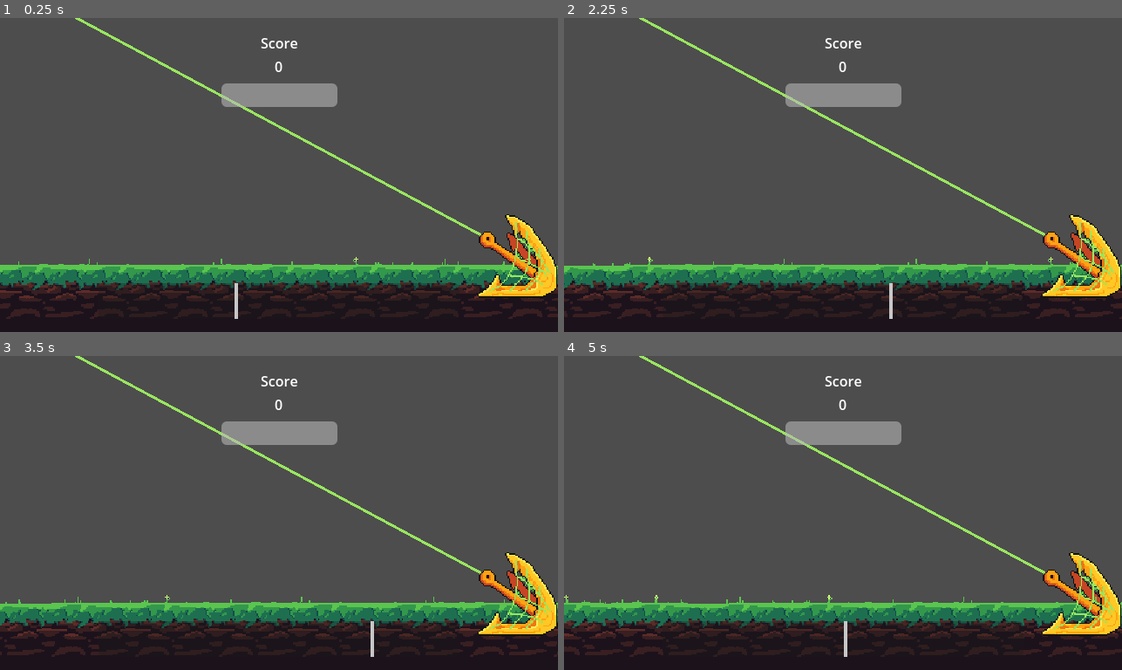
Above: before the commit, frames 1-4 (two rows, left to right).
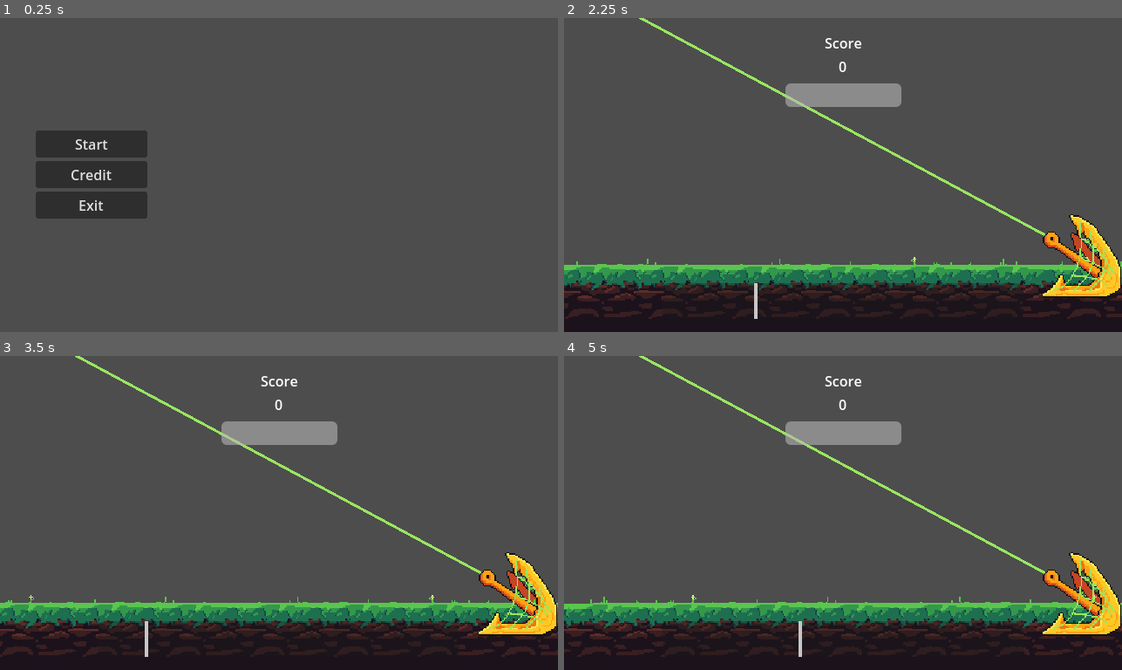
Above: after the commit, the same moments.

Repository: Tenes/mini-jam-153
Game: Godot game, scene res://Scenes/main_menu_scene.tscn
Same seed, same stepped clock (60 frames per second), same inputs: the game is played once before the commit and once after it. Before the commit the project starts from res://Scenes/city_scene.tscn.
Inputs (mouse positions are in pixels of both pictures, inside the frame that each line leads up to):
- Up to frame 1 (0.25 s): no input
- Up to frame 2 (2.25 s): click (653, 175) at 0.5 s, where only the run after the commit has a clickable "Credit"; click (603, 310) at 1.25 s, where only the run after the commit has a clickable "Back"; click (653, 143) at 2 s, where only the run after the commit has a clickable "Start"
- Up to frame 3 (3.5 s): move the mouse to (401, 497) at 2.77 s; click (401, 497) at 2.85 s
- Up to frame 4 (5 s): move the mouse to (731, 528) at 3.52 s; right-click (731, 528) at 3.6 s; move the mouse to (898, 443) at 4.27 s; click (898, 443) at 4.35 s

The runs differ from the first frame. In frame 1, 30% of the frame differs, in the area x 0-100%, y 0-100%; in frame 2, 5.5%; in frame 3, 5.5%; in frame 4, 5.5%.

Commit message:
Adds basic menu

Diff:
--- a/Models/Harpoon/harpoon.gd
+++ b/Models/Harpoon/harpoon.gd
@@ -40,7 +40,8 @@
 	#tween.tween_property(self, "global_position", Vector2(originalPosition.x - 50, originalPosition.y), 1).from_current();
 
 func returnToOriginalPosition() -> void:
-	tween.stop();
+	if tween != null:
+		tween.stop();
 	tween = get_tree().create_tween().set_trans(Tween.TRANS_LINEAR);
 	tween.tween_property(self, "global_position", Vector2(originalPosition.x, originalPosition.y), 0.5).from_current();
 	isReeling = false;
--- /dev/null
+++ b/Scenes/credit_scene.tscn
@@ -0,0 +1,56 @@
+[gd_scene load_steps=2 format=3 uid="uid://bl2lcb53r07j4"]
+
+[ext_resource type="Script" path="res://Scripts/credit_scene.gd" id="1_34t3g"]
+
+[node name="CreditScene" type="Control"]
+layout_mode = 3
+anchors_preset = 15
+anchor_right = 1.0
+anchor_bottom = 1.0
+grow_horizontal = 2
+grow_vertical = 2
+mouse_filter = 2
+script = ExtResource("1_34t3g")
+
+[node name="Button" type="Button" parent="."]
+layout_mode = 1
+anchors_preset = 2
+anchor_top = 1.0
+anchor_bottom = 1.0
+offset_left = 10.0
+offset_top = -42.0
+offset_right = 84.0
+offset_bottom = -10.0
+grow_vertical = 0
+text = "Back"
+
+[node name="HBoxContainer" type="HBoxContainer" parent="."]
+layout_mode = 1
+anchors_preset = 15
+anchor_right = 1.0
+anchor_bottom = 1.0
+grow_horizontal = 2
+grow_vertical = 2
+mouse_filter = 2
+alignment = 1
+
+[node name="VBoxContainer" type="VBoxContainer" parent="HBoxContainer"]
+layout_mode = 2
+mouse_filter = 2
+alignment = 1
+
+[node name="Label" type="Label" parent="HBoxContainer/VBoxContainer"]
+layout_mode = 2
+text = "Made for the Game Jam 153"
+
+[node name="Label2" type="Label" parent="HBoxContainer/VBoxContainer"]
+layout_mode = 2
+text = "by"
+horizontal_alignment = 1
+
+[node name="Label3" type="Label" parent="HBoxContainer/VBoxContainer"]
+layout_mode = 2
+text = "Virgilus && Tenes"
+horizontal_alignment = 1
+
+[connection signal="pressed" from="Button" to="." method="_on_button_pressed"]
--- /dev/null
+++ b/Scenes/main_menu_scene.tscn
@@ -0,0 +1,32 @@
+[gd_scene load_steps=2 format=3 uid="uid://brawasoc7mri6"]
+
+[ext_resource type="Script" path="res://Scripts/main_menu_scene.gd" id="1_vtil1"]
+
+[node name="MainMenuScene" type="CanvasLayer"]
+script = ExtResource("1_vtil1")
+
+[node name="VBoxContainer" type="VBoxContainer" parent="."]
+anchors_preset = 9
+anchor_bottom = 1.0
+offset_left = 41.0
+offset_right = 169.0
+grow_vertical = 2
+alignment = 1
+
+[node name="Start" type="Button" parent="VBoxContainer"]
+layout_mode = 2
+text = "Start"
+
+[node name="Credit" type="Button" parent="VBoxContainer"]
+layout_mode = 2
+text = "Credit
+"
+
+[node name="Exit" type="Button" parent="VBoxContainer"]
+layout_mode = 2
+text = "Exit
+"
+
+[connection signal="pressed" from="VBoxContainer/Start" to="." method="_on_start_pressed"]
+[connection signal="pressed" from="VBoxContainer/Credit" to="." method="_on_credit_pressed"]
+[connection signal="pressed" from="VBoxContainer/Exit" to="." method="_on_exit_pressed"]
--- /dev/null
+++ b/Scripts/credit_scene.gd
@@ -0,0 +1,4 @@
+extends Control
+
+func _on_button_pressed() -> void:
+	get_tree().change_scene_to_file(Global.SCENES[2]);
--- a/Scripts/global.gd
+++ b/Scripts/global.gd
@@ -4,6 +4,11 @@
 @onready var INTERACTABLES = {
 	1: preload("res://Models/Human/human.tscn"),
 	2: preload("res://Models/Building/building.tscn"),
+}
+@onready var SCENES = {
+	1: "res://Scenes/city_scene.tscn",
+	2: "res://Scenes/main_menu_scene.tscn",
+	3: "res://Scenes/credit_scene.tscn",
 }
 
 enum BarStatus {
--- /dev/null
+++ b/Scripts/main_menu_scene.gd
@@ -0,0 +1,20 @@
+extends CanvasLayer
+
+func _ready() -> void:
+	pass # Replace with function body.
+
+
+func _process(delta: float) -> void:
+	pass
+
+
+func _on_start_pressed() -> void:
+	get_tree().change_scene_to_file(Global.SCENES[1]);
+
+
+func _on_credit_pressed() -> void:
+	get_tree().change_scene_to_file(Global.SCENES[3]);
+
+
+func _on_exit_pressed() -> void:
+	get_tree().quit();
--- a/project.godot
+++ b/project.godot
@@ -11,7 +11,7 @@
 [application]
 
 config/name="mini-jam-fishing"
-run/main_scene="res://Scenes/city_scene.tscn"
+run/main_scene="res://Scenes/main_menu_scene.tscn"
 config/features=PackedStringArray("4.2", "GL Compatibility")
 config/icon="res://icon.svg"
 
